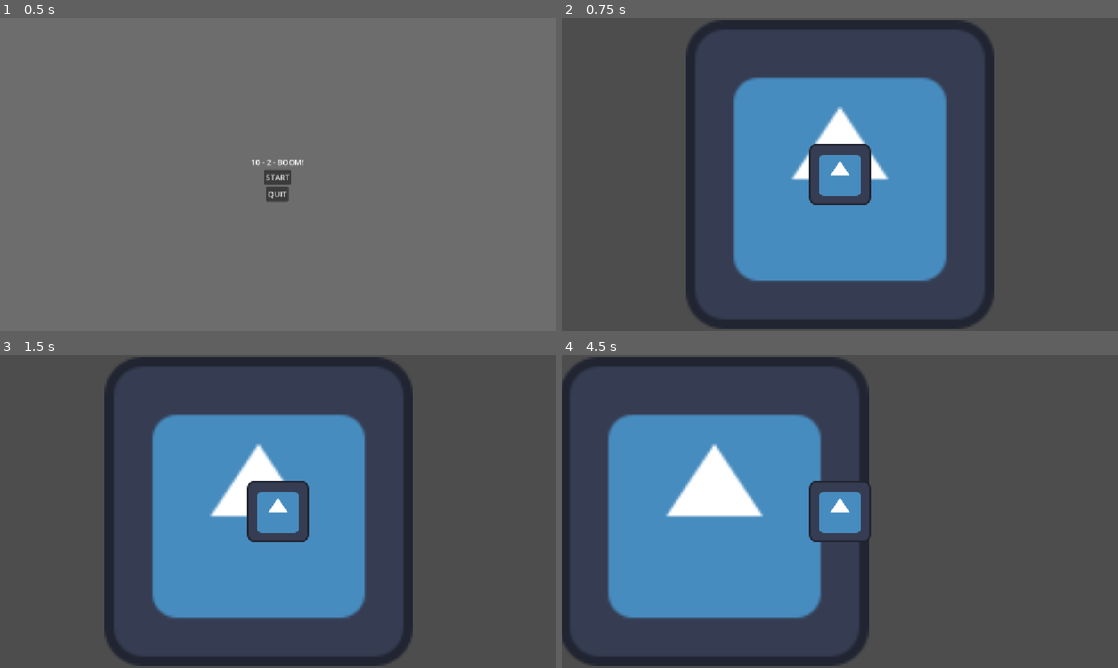
Above: before the commit, frames 1-4 (two rows, left to right).
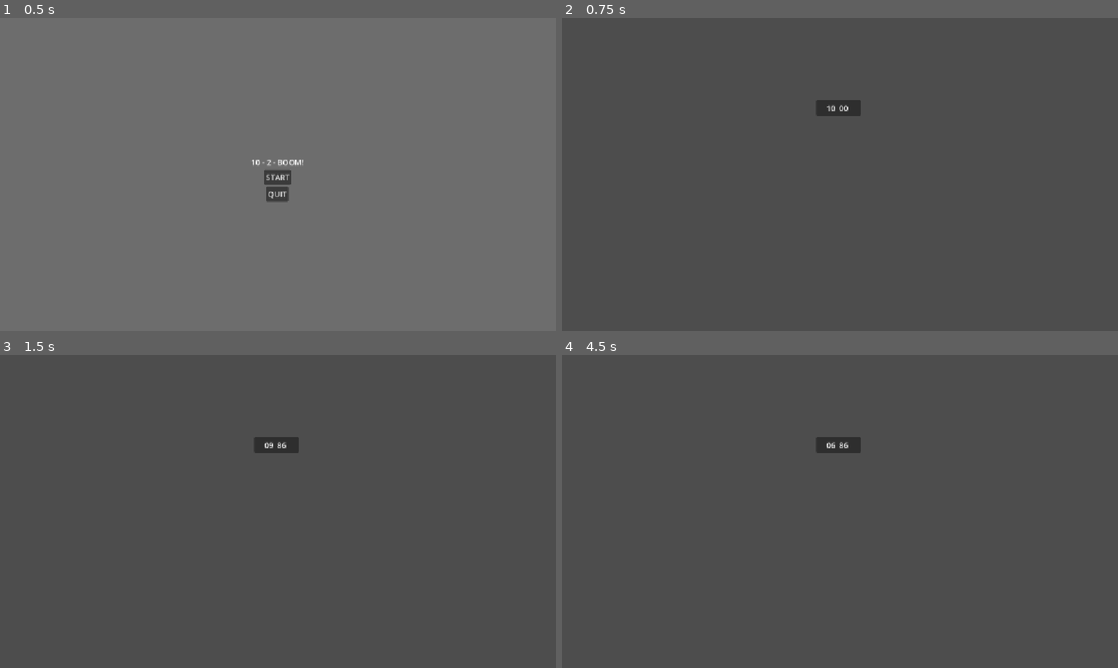
Above: after the commit, the same moments.

Repository: ZangerlA/minigamejam25_2
Game: Godot game, scene res://Scenes/start_screen.tscn
Same seed, same stepped clock (60 frames per second), same inputs: the game is played once before the commit and once after it. The engine's default icon, where the game draws it, is replaced by a stand-in: a white triangle on a blue panel in a dark square.
Inputs:
- Up to frame 1 (0.5 s): no input
- Up to frame 2 (0.75 s): click "START" at 0.5 s
- Up to frame 3 (1.5 s): tap Enter at 1.25 s; hold Right (ui_right) from 1.28 s (still down); tap Space at 1.35 s
- Up to frame 4 (4.5 s): tap Space at 1.52, 1.82, 2.1, 2.27, 2.57, 2.85, 3.6, 3.77, 4.07, 4.35 s; release Right (ui_right) at 2.03 s; hold Down (ui_down) 2.03-2.78 s; hold Right (ui_right) 2.78-3.53 s; hold Up (ui_up) 3.53-4.28 s; hold Left (ui_left) from 4.28 s (still down)

Frame 1 is identical in both runs. In frame 2, 31% of the frame differs, in the area x 22-78%, y 0-100%; in frame 3, 31%; in frame 4, 33%, in the area x 0-56%, y 0-100%.

Commit message:
implement basic game logic

Diff:
--- /dev/null
+++ b/main.gd
@@ -0,0 +1,59 @@
+extends Node
+
+enum GameState {
+	WAITING_TO_START,
+	PLAYING,
+	GAME_OVER
+}
+
+var current_state: GameState = GameState.WAITING_TO_START
+var mazes_completed: int = 0
+
+@export var timer_component: Node2D
+@export var keypad: Node2D
+
+func _ready() -> void:
+	if timer_component and timer_component.has_signal("countdown_finished"):
+		timer_component.countdown_finished.connect(_bomb_timer_timout)
+
+
+func _input(event: InputEvent) -> void:
+	if event is InputEventKey and event.pressed and event.keycode == KEY_SPACE:
+		if current_state == GameState.WAITING_TO_START:
+			start_game()
+
+
+func start_game() -> void:
+	current_state = GameState.PLAYING
+	mazes_completed = 0
+
+	if timer_component:
+		timer_component.start_countdown()
+
+
+func game_over() -> void:
+	current_state = GameState.GAME_OVER
+
+	await get_tree().create_timer(3.0).timeout
+	get_tree().change_scene_to_file("res://Scenes/start_screen.tscn")
+
+
+func on_maze_solved() -> void:
+	if current_state != GameState.PLAYING:
+		return
+
+	mazes_completed += 1
+
+	if timer_component:
+		timer_component.reset_timer()
+		timer_component.start_countdown()
+
+
+func on_maze_failed() -> void:
+	if current_state != GameState.PLAYING:
+		return
+
+
+func _bomb_timer_timout() -> void:
+	if current_state == GameState.PLAYING:
+		game_over()
--- a/main.tscn
+++ b/main.tscn
@@ -1,16 +1,14 @@
 [gd_scene load_steps=3 format=3 uid="uid://bqsnlrp5dcg8m"]
 
-[ext_resource type="Texture2D" uid="uid://cs5spfyf8wpxn" path="res://icon.svg" id="1_0xm2m"]
-[ext_resource type="Script" uid="uid://b4acnek77tsxt" path="res://sprite_2d_2.gd" id="1_ig7tw"]
+[ext_resource type="Script" uid="uid://b1a1mgtoo6evw" path="res://main.gd" id="1_0xm2m"]
+[ext_resource type="PackedScene" path="res://Scenes/Timer.tscn" id="2_h2yge"]
 
-[node name="Node2D" type="Node2D"]
+[node name="Main" type="Node" node_paths=PackedStringArray("timer_component")]
+script = ExtResource("1_0xm2m")
+timer_component = NodePath("Timer")
 
-[node name="Sprite2D" type="Sprite2D" parent="."]
-scale = Vector2(5, 5)
-texture = ExtResource("1_0xm2m")
+[node name="Timer" parent="." instance=ExtResource("2_h2yge")]
+position = Vector2(529, 170)
 
-[node name="Sprite2D2" type="Sprite2D" parent="."]
-texture = ExtResource("1_0xm2m")
-script = ExtResource("1_ig7tw")
-
-[node name="Camera2D" type="Camera2D" parent="Sprite2D2"]
+[node name="Camera2D" type="Camera2D" parent="."]
+position = Vector2(578, 324)
Not shown, added: main.gd.uid
